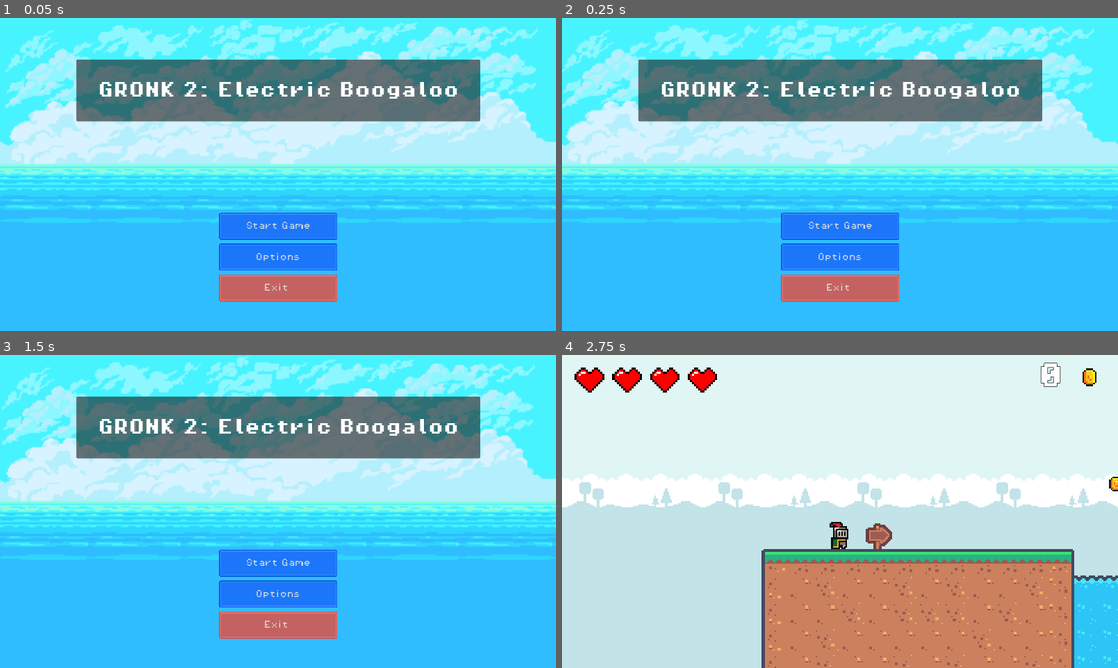
Above: before the commit, frames 1-4 (two rows, left to right).
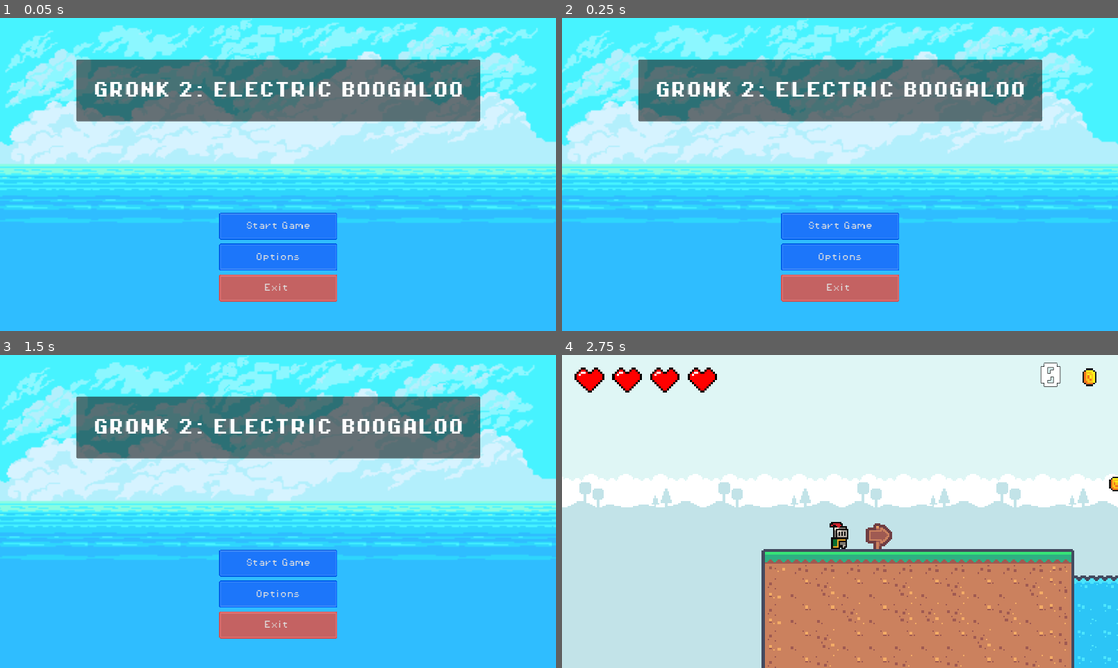
Above: after the commit, the same moments.

Repository: gingeapple182/GRONK-2
Game: Godot game, scene res://scenes/menu/start_screen.tscn
Two runs of this game, one before a commit and one after it. Both use one fixed random seed, a clock stepped at 60 frames per second and the inputs below.
Inputs:
- Up to frame 1 (0.05 s): no input
- Up to frame 2 (0.25 s): no input
- Up to frame 3 (1.5 s): click "Options" at 0.5 s; click "Back" at 1.25 s
- Up to frame 4 (2.75 s): click "Start Game" at 2 s

The runs differ from the first frame. In frame 1, 1.7% of the frame differs, in the area x 17-84%, y 20-26%; in frame 2, 1.7%; in frame 3, 1.7%; in frame 4, nothing differs.

Commit message:
Initial pause menu design

Diff:
--- /dev/null
+++ b/gronk-2/scenes/menu/pause_menu.tscn
@@ -0,0 +1,78 @@
+[gd_scene load_steps=4 format=3 uid="uid://0l5j784cy2ed"]
+
+[ext_resource type="FontFile" uid="uid://bya20bd0ol5c1" path="res://assets/fonts/PixelOperator8-Bold.ttf" id="1_lpggp"]
+[ext_resource type="Theme" uid="uid://cnnrcqluok6ds" path="res://assets/themes/basic_button.tres" id="2_apo7d"]
+[ext_resource type="Theme" uid="uid://cq02tnv7hmeff" path="res://assets/themes/angry_button.tres" id="3_x5pc8"]
+
+[node name="PauseMenu" type="Control"]
+layout_mode = 3
+anchors_preset = 15
+anchor_right = 1.0
+anchor_bottom = 1.0
+grow_horizontal = 2
+grow_vertical = 2
+
+[node name="Panel" type="Panel" parent="."]
+layout_mode = 1
+anchors_preset = 8
+anchor_left = 0.5
+anchor_top = 0.5
+anchor_right = 0.5
+anchor_bottom = 0.5
+offset_left = -212.0
+offset_top = -164.5
+offset_right = 212.0
+offset_bottom = 164.5
+grow_horizontal = 2
+grow_vertical = 2
+
+[node name="TitleLabel" type="Label" parent="Panel"]
+custom_minimum_size = Vector2(100, 0)
+layout_mode = 1
+anchors_preset = 5
+anchor_left = 0.5
+anchor_right = 0.5
+offset_left = -211.5
+offset_top = 28.0
+offset_right = 212.5
+offset_bottom = 60.0
+grow_horizontal = 2
+theme_override_fonts/font = ExtResource("1_lpggp")
+theme_override_font_sizes/font_size = 32
+text = "Paused"
+horizontal_alignment = 1
+
+[node name="VBoxContainer" type="VBoxContainer" parent="Panel"]
+layout_mode = 1
+anchors_preset = 8
+anchor_left = 0.5
+anchor_top = 0.5
+anchor_right = 0.5
+anchor_bottom = 0.5
+offset_left = -122.0
+offset_top = -65.0
+offset_right = 123.0
+offset_bottom = 119.0
+grow_horizontal = 2
+grow_vertical = 2
+theme_override_constants/separation = 10
+alignment = 1
+
+[node name="ButtonResume" type="Button" parent="Panel/VBoxContainer"]
+layout_mode = 2
+size_flags_vertical = 7
+theme = ExtResource("2_apo7d")
+text = "Resume"
+
+[node name="ButtonOptions" type="Button" parent="Panel/VBoxContainer"]
+layout_mode = 2
+size_flags_vertical = 7
+theme = ExtResource("2_apo7d")
+text = "Options
+"
+
+[node name="ButtonExit" type="Button" parent="Panel/VBoxContainer"]
+layout_mode = 2
+size_flags_vertical = 7
+theme = ExtResource("3_x5pc8")
+text = "Exit game"
--- a/gronk-2/scenes/menu/start_screen.tscn
+++ b/gronk-2/scenes/menu/start_screen.tscn
@@ -148,7 +148,7 @@
 grow_vertical = 2
 theme_override_fonts/font = ExtResource("8_r3nts")
 theme_override_font_sizes/font_size = 32
-text = "GRONK 2: Electric Boogaloo"
+text = "GRONK 2: ELECTRIC BOOGALOO"
 horizontal_alignment = 1
 
 [connection signal="pressed" from="VBoxContainer/ButtonStart" to="." method="_on_button_start_pressed"]
--- /dev/null
+++ b/gronk-2/scripts/pause_menu.gd
@@ -0,0 +1,13 @@
+extends Control
+
+
+func _on_button_resume_pressed() -> void:
+	pass # Replace with function body.
+
+
+func _on_button_options_pressed() -> void:
+	pass # Replace with function body.
+
+
+func _on_button_exit_pressed() -> void:
+	pass # Replace with function body.
